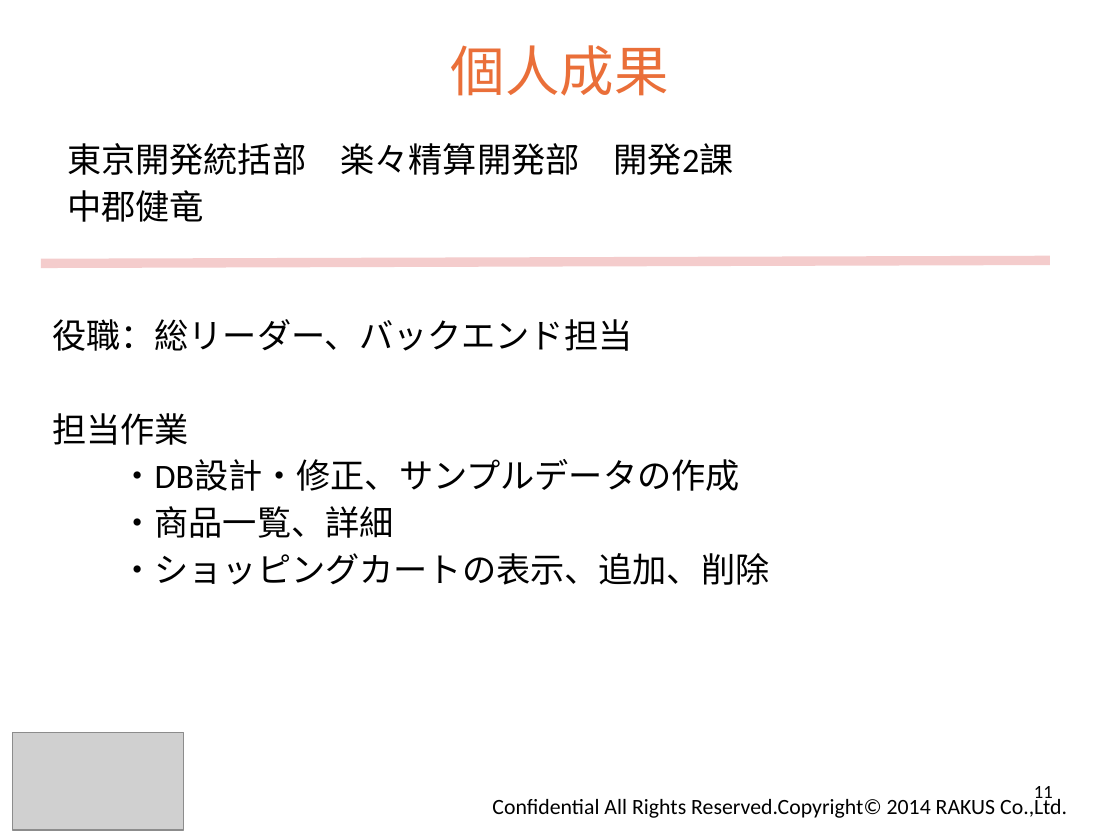
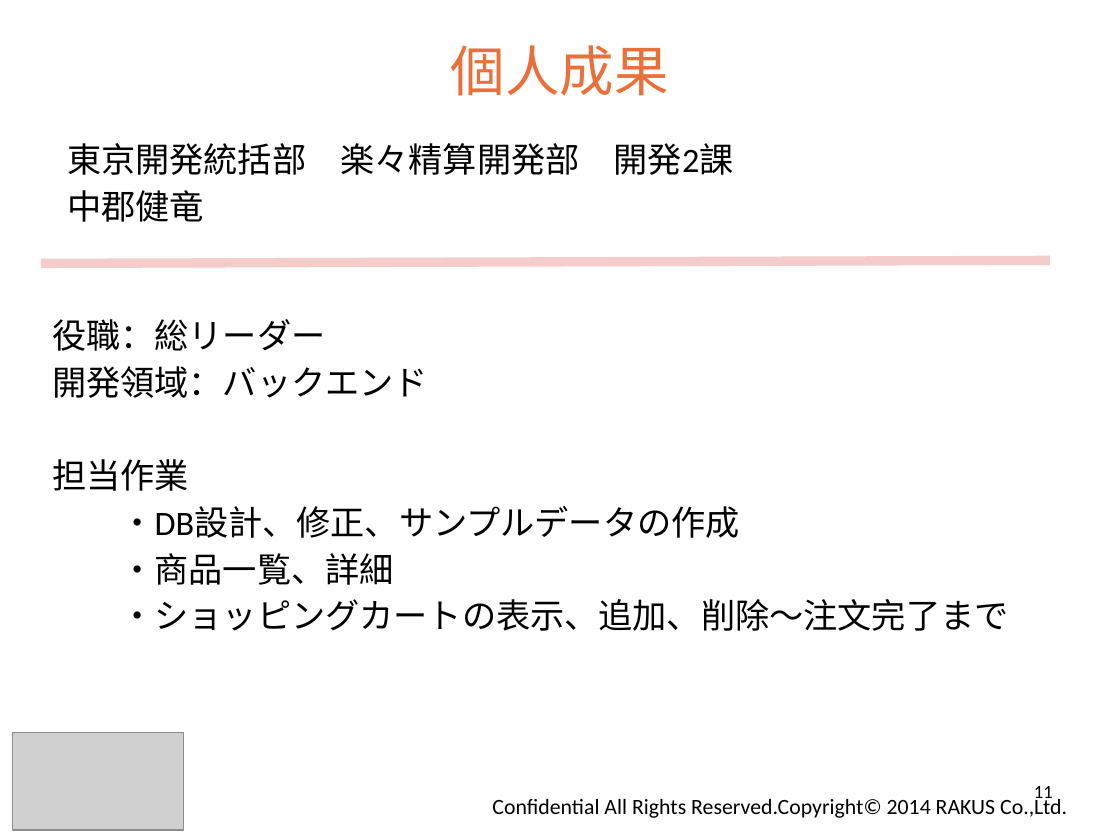
Before and after one commit to ecsite-project/ec-202404b-back, a slide deck: slide 11 of document/楽楽ペット チームB成果発表.pptx. Drawn at 1120x840 pixels with LibreOffice and Linux fonts; fonts in the diff are those of the drawing; grey boxes stand for pictures; background and template pictures are left out. Boxes give left, top, right and bottom in pixels: in the first picture for what was removed or moved away, otherwise in the second. Text is boxed around its words. In the diff, an @@ line names an element or a change of style, - is before the commit and + after.

Commit message:
発表資料の作成

```diff
--- a/document/楽楽ペット チームB成果発表.pptx
+++ b/document/楽楽ペット チームB成果発表.pptx
@@ text at (52,319,428,398): text changed @@
-役職：総リーダー、バックエンド担当
+役職：総リーダー
+開発領域：バックエンド
@@ text at (120,506,739,538): text changed @@
-・DB設計・修正、サンプルデータの作成
+・DB設計、修正、サンプルデータの作成
@@ text at (120,599,1008,631): text changed @@
-・ショッピングカートの表示、追加、削除
+・ショッピングカートの表示、追加、削除～注文完了まで
```
Also in this commit, not shown: 11 other slides changed, 1 slide removed.
